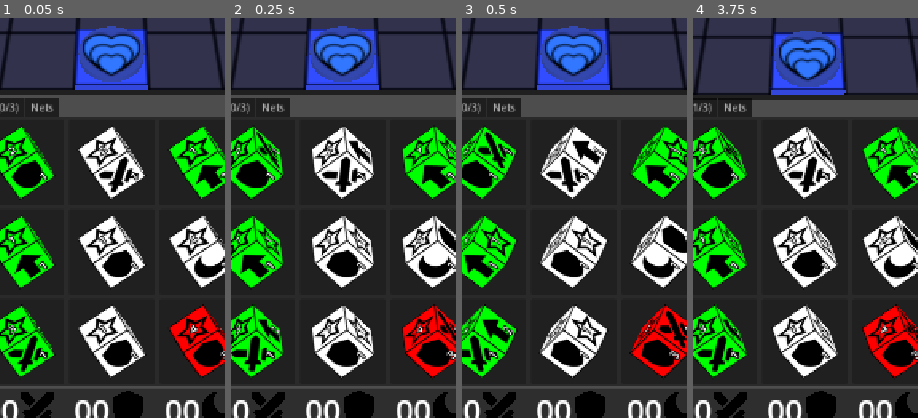
Above: before the commit, frames 1-4 (left to right).
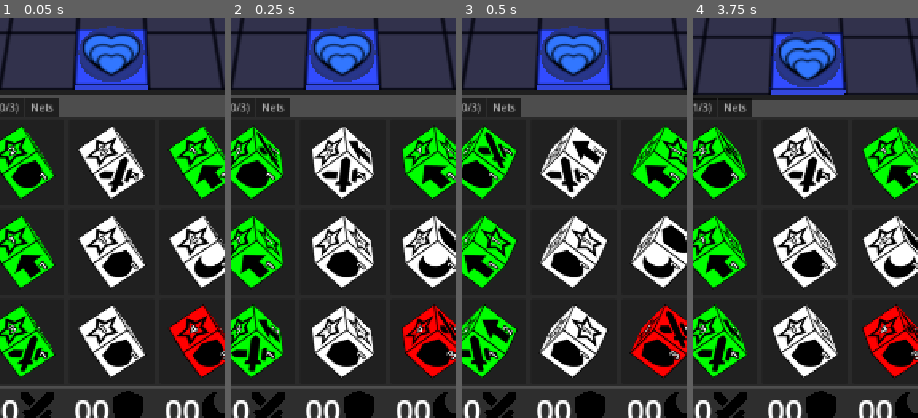
Above: after the commit, the same moments.

Repository: francocurotto/DDMre
Game: Godot game, scene res://scenes/duel.tscn
The game is run twice, just before and just after one commit, with the same random seed, the same clock (stepped at 60 frames per second) and the same inputs.
Inputs (mouse positions are % of the whole screen's width and height, from its top left):
- Up to frame 1 (0.05 s): no input
- Up to frame 2 (0.25 s): no input
- Up to frame 3 (0.5 s): no input
- Up to frame 4 (3.75 s): click (10, 66) at 0.52 s; click (10, 66) at 1.27 s; click (10, 66) at 2.02 s; move the mouse to (72, 45) at 2.77 s; click (72, 45) at 2.92 s; drag from (30, 55) to (45, 70) at 3.52 s
The pictures show only the part of the screen within x 25-75%, y 48-98%; the shares and areas given below are measured in that part.

The runs differ from the first frame. In frame 1, 1.2% of the frame differs, in the area x 34-65%, y 2-16%; in frame 2, 1.2%; in frame 3, 1.2%; in frame 4, 1.3%, in the area x 36-66%, y 3-18%.

Commit message:
progress in dimension

Diff:
--- a/source/assets/MATERIAL_P1.tres
+++ b/source/assets/MATERIAL_P1.tres
@@ -1,4 +1,7 @@
 [gd_resource type="StandardMaterial3D" format=3 uid="uid://bpkw4mbdw5sv5"]
 
 [resource]
-albedo_color = Color(0.2, 0.301961, 0.784314, 1)
+albedo_color = Color(0.138696, 0.216369, 0.612762, 1)
+emission_enabled = true
+emission = Color(1, 1, 1, 1)
+emission_energy_multiplier = 0.0
--- a/source/scenes/dice/dice.gd
+++ b/source/scenes/dice/dice.gd
@@ -152,6 +152,7 @@
 	for pivot in pivots:
 		pivot.unfold(tween, pivot.sequence==pivot_sequence)
 		pivot_sequence = pivot.sequence
+	summon.tween_dimension(tween)
 	await tween.finished
 	dimension_finished.emit()
 	for side in sides:
--- a/source/scenes/dungobj/summon/summon.gd
+++ b/source/scenes/dungobj/summon/summon.gd
@@ -5,9 +5,9 @@
 @export_range(1, 2, 1) var player : int = 1 :
 	set(_player):
 		player = _player
-		var player_material = Globals.PLAYER_MATERIALS[player]
-		$Base.set_surface_override_material(0, player_material)
-		$Body.set_surface_override_material(0, player_material)
+		material = Globals.PLAYER_MATERIALS[player].duplicate()
+		$Base.set_surface_override_material(0, material)
+		$Body.set_surface_override_material(0, material)
 
 @export_enum("DRAGON", "SPELLCASTER", "UNDEAD", "BEAST", "WARRIOR")
 var type : String = "DRAGON" :
@@ -56,6 +56,10 @@
 var level : int = 0
 #endregion
 
+#region private variables
+var material = Globals.PLAYER_MATERIALS[player].duplicate()
+#endregion
+
 #region public functions
 func set_summon(dice_dict, _player):
 	summon_name = dice_dict["NAME"]
@@ -66,5 +70,19 @@
 		original_defense = dice_dict["DEFENSE"]
 		original_health = dice_dict["HEALTH"]
 	player = _player
+	set_pre_dimension()
+
+func tween_dimension(tween):
+	tween.tween_property(material, "emission_energy_multiplier", 0.0, 0.5)
+	tween.tween_property($SummonOverhead, "alpha", 1.0, 0.5)
+	tween.tween_property($Body/Icon1, "modulate:a", 1.0, 0.5)
+	tween.tween_property($Body/Icon2, "modulate:a", 1.0, 0.5)
+#endregion
+
+#region private functions
+func set_pre_dimension():
+	material.emission_energy_multiplier = 2.0
 	$SummonOverhead.alpha = 0.0
+	$Body/Icon1.modulate.a = 0.0
+	$Body/Icon2.modulate.a = 0.0
 #endregion
Not shown, changed: TODO.md
